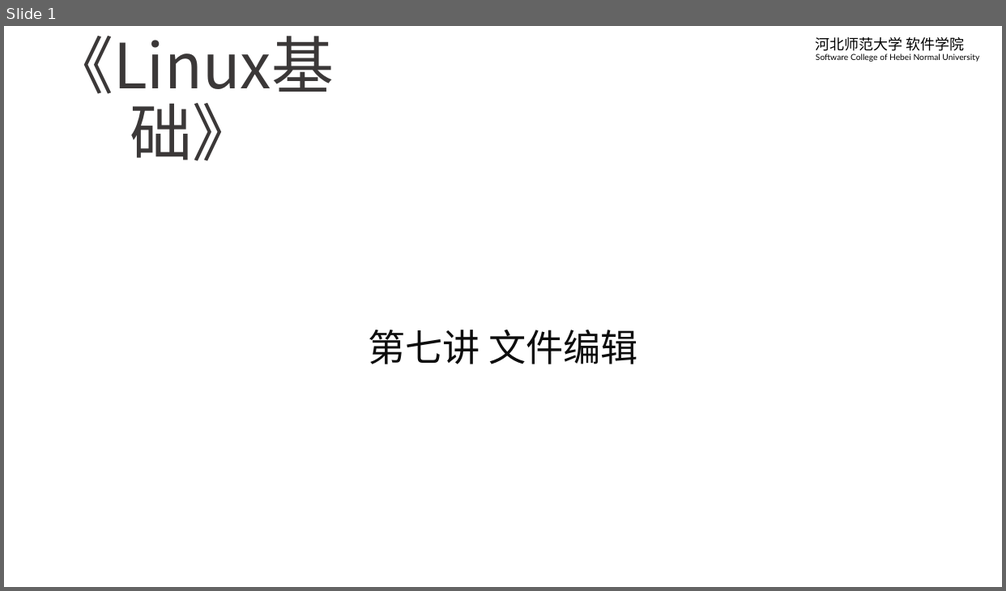
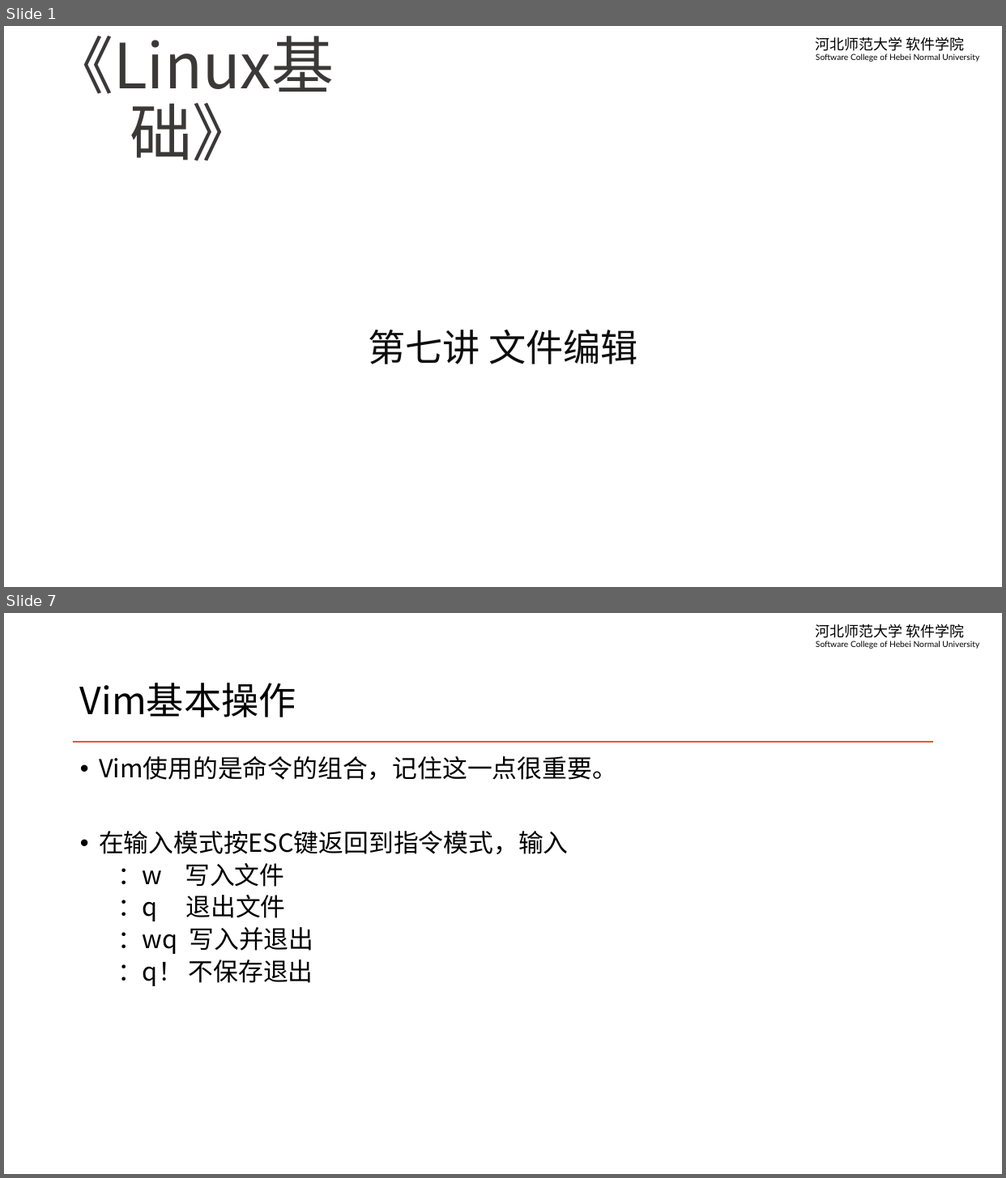
Before and after one commit to edu2act/course-linux-system, a slide deck: materials/slides/ch07-edit-file.pptx. Shown one above the other, each under a label of ours: slide 1 before the commit, slides 1 and 7 after it; the slides between them are not shown. The pictures are 1006x591 and 1006x1178 pixels, drawn with LibreOffice and Linux fonts; fonts in the diff are those of the drawing; background and template pictures are left out. Boxes give left, top, right and bottom in pixels: in the first picture for what was removed or moved away, otherwise in the second. Text is boxed around its words. In the diff, an @@ line names an element or a change of style, - is before the commit and + after.

```diff
--- a/materials/slides/ch07-edit-file.pptx
+++ b/materials/slides/ch07-edit-file.pptx
@@ slide 7 added at (4, 613, 1002, 1174), background #FFFFFF; not listed: 1 template element that a slide beside it also shows @@
@@ title added at (80, 683, 296, 717), 36 pt, text #000000 @@
+Vim基本操作
@@ line added from (73, 742) to (934, 742), #F0532E 1.5 pt @@
@@ text added at (99, 756, 617, 986), 24 pt, text #000000 @@
+• Vim使用的是命令的组合，记住这一点很重要。
+• 在输入模式按ESC键返回到指令模式，输入
+  ：w 写入文件
+  ：q 退出文件
+  ：wq 写入并退出
+  ：q！ 不保存退出
```
Also in this commit, not shown: 8 slides changed, 2 other slides added, 3 other files.
